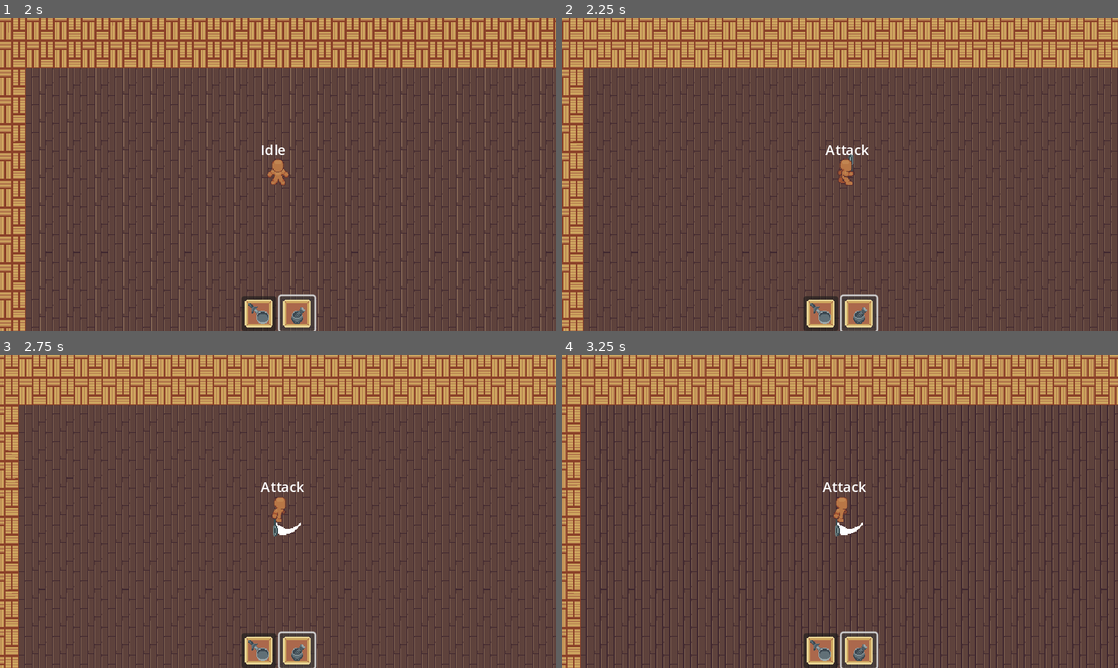
Above: before the commit, frames 1-4 (two rows, left to right).
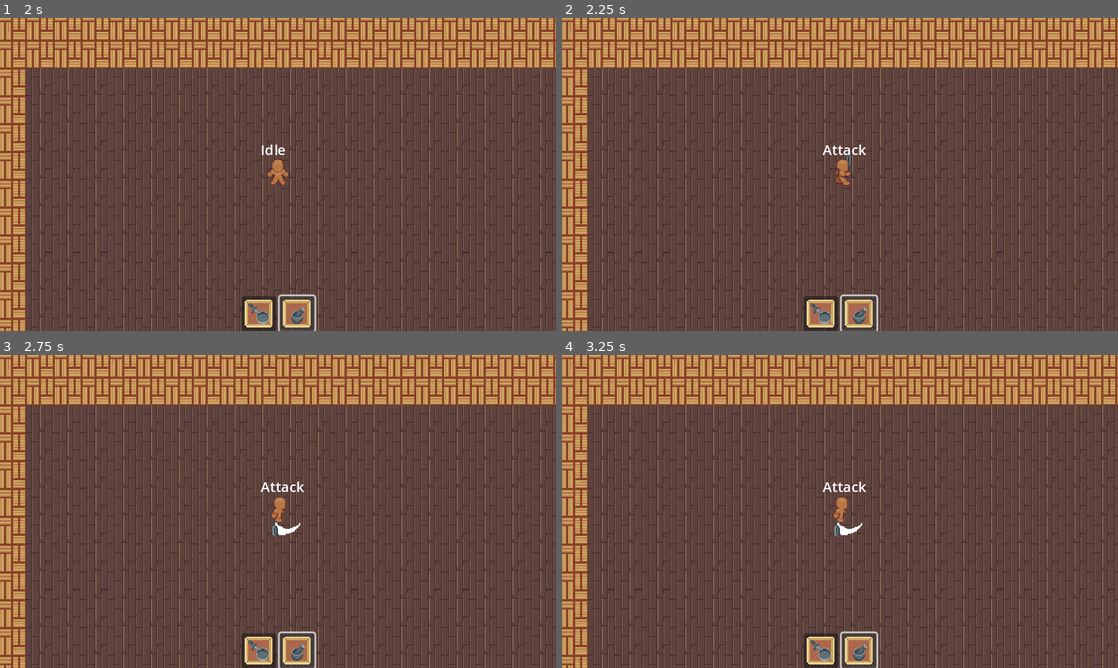
Above: after the commit, the same moments.

Repository: ajcar110/ARPG-Char-Control
Game: Godot game, scene res://game_master.tscn
Same seed, same stepped clock (60 frames per second), same inputs: the game is played once before the commit and once after it.
Inputs (mouse positions are in pixels of both pictures, inside the frame that each line leads up to):
- Up to frame 1 (2 s): click (261, 312) at 0.5 s; click (294, 312) at 1.25 s
- Up to frame 2 (2.25 s): hold D (move_right) from 2.03 s (still down); tap F (atk) at 2.1 s
- Up to frame 3 (2.75 s): keep holding D (move_right); tap W (move_up) at 2.27 s; tap Space (dash) at 2.3 s
- Up to frame 4 (3.25 s): keep holding D (move_right); tap Space (dash) at 2.85 s; tap W (move_up) at 3.02 s; tap F (atk) at 3.05 s

Frame 1 is identical in both runs. In frame 2, 43% of the frame differs, in the area x 0-100%, y 0-100%; in frame 3, 23%; in frame 4, 29%.
Error after the commit: Invalid operands 'Nil' and 'int' in operator '*'. (res://StateMachine/Move.gd:25)

Commit message:
Dynamic ability loading

Diff:
--- /dev/null
+++ b/Abilities/TestAbility/TestAbility.gd
@@ -0,0 +1,7 @@
+extends BaseState
+
+
+
+func enter():
+	super.enter()
+	print("testing")
--- /dev/null
+++ b/Abilities/TestAbility/TestAbility.tscn
@@ -0,0 +1,6 @@
+[gd_scene load_steps=2 format=3 uid="uid://dewgtfsgd4l0f"]
+
+[ext_resource type="Script" path="res://Abilities/TestAbility/TestAbility.gd" id="1_fcwsv"]
+
+[node name="TestAblitiy" type="Node"]
+script = ExtResource("1_fcwsv")
--- a/Globals/Utils.gd
+++ b/Globals/Utils.gd
@@ -1,12 +1,10 @@
 extends Node
 
 
-func load_ability(source:CharacterBody2D,name:String):
-	var scene = load("res://Abilities/" +name + "/" + name + ".tscn")
-	var sceneNode = scene.instantiate()
-	sceneNode.source = source
-	source.abilities.add_child(sceneNode)
-	return sceneNode
+func load_ability(name:String,state:Node,state_animation_name: String):
+	var scene = load("res://Abilities/" +name + "/" + name + ".gd")
+	state.set_script(scene)
+	state.animation_name = state_animation_name
 
 
 
--- a/Player/Dash.gd
+++ b/Player/Dash.gd
@@ -1,8 +1,6 @@
 extends MoveState
 
-@export var fall_node: NodePath
 
-@onready var fall_state:BaseState = get_node(fall_node)
 
 var dash_distance: int = 4 * Global.TILESIZE
 var dash_start : Vector2
@@ -26,8 +24,8 @@
 	character.velocity = move * (character.dash_speed * Global.TILESIZE)
 	character.move_and_slide()
 	if character.is_on_wall() or character.is_on_ceiling() or character.is_on_floor():
-		return fall_state
+		return character.states.fall_state
 	if character.position.distance_to(dash_start) > dash_distance:
-		return fall_state
+		return character.states.fall_state
 
 	return null
--- a/Player/Fall.gd
+++ b/Player/Fall.gd
@@ -17,9 +17,8 @@
 	if move == Vector2.ZERO:
 		move = direction_arr[character.facing_index]
 	character.velocity = character.velocity.lerp(Vector2.ZERO, .025)
-	print(character.velocity)
 	character.move_and_slide()
 
 	if abs(character.velocity.x) < 70 && abs(character.velocity.y) < 70:
-		return idle_state
+		return character.states.idle_state
 	return null
--- a/Player/Player.gd
+++ b/Player/Player.gd
@@ -2,4 +2,8 @@
 
 class_name Player
 
-#var attack = Utils.load_ability(self, "Attack")
+var test
+
+func _ready():
+	test = Utils.load_ability("TestAbility",states.attack_state,"Atk")
+	super._ready()
--- a/Player/player.tscn
+++ b/Player/player.tscn
@@ -916,6 +916,8 @@
 collision_layer = 4
 collision_mask = 3
 script = ExtResource("1_04dfh")
+speed = null
+dash_speed = null
 
 [node name="HurtBox" parent="." instance=ExtResource("2_plmk4")]
 collision_layer = 8
@@ -932,6 +934,11 @@
 [node name="StateMachine" type="Node" parent="."]
 script = ExtResource("23_tgrf6")
 starting_state = NodePath("Idle")
+dash_node = NodePath("Dash")
+idle_node = NodePath("Idle")
+walk_node = NodePath("Walk")
+attack_node = NodePath("Attack")
+fall_node = NodePath("Fall")
 
 [node name="Idle" type="Node" parent="StateMachine" node_paths=PackedStringArray("character")]
 script = ExtResource("5_gjgwn")
@@ -952,20 +959,11 @@
 
 [node name="Dash" type="Node" parent="StateMachine" node_paths=PackedStringArray("character")]
 script = ExtResource("7_fei00")
-fall_node = NodePath("../Fall")
-dash_node = NodePath(".")
-idle_node = NodePath("../Idle")
-walk_node = NodePath("../Walk")
-attack_node = NodePath("../Attack")
 animation_name = "Dash"
 character = NodePath("../..")
 
 [node name="Fall" type="Node" parent="StateMachine" node_paths=PackedStringArray("character")]
 script = ExtResource("8_obw7j")
-dash_node = NodePath("../Dash")
-idle_node = NodePath("../Idle")
-walk_node = NodePath("../Walk")
-attack_node = NodePath("../Attack")
 animation_name = "Fall"
 character = NodePath("../..")
 
--- a/StateMachine/Move.gd
+++ b/StateMachine/Move.gd
@@ -2,26 +2,16 @@
 extends BaseState
 
 @export var move_speed: int = 3
-@export var dash_node: NodePath
-@export var idle_node: NodePath
-@export var walk_node: NodePath
-@export var attack_node: NodePath
-
-
-@onready var idle_state: BaseState = get_node(idle_node)
-@onready var dash_state: BaseState = get_node(dash_node)
-@onready var walk_state: BaseState = get_node(walk_node)
-@onready var attack_state: BaseState = get_node(attack_node)
 
 var direction_arr = [Vector2.RIGHT, Vector2(0.707107, 0.707107), Vector2.DOWN, Vector2(-0.707107, 0.707107),
 					 Vector2.LEFT, Vector2(-0.707107, -0.707107), Vector2.UP, Vector2(0.707107, -0.707107)]
 
 func input(event: InputEvent) -> BaseState:
 	if Input.is_action_just_pressed("atk"):
-		return attack_state
+		return character.states.attack_state
 
 	if Input.is_action_just_pressed("dash"):
-		return dash_state
+		return character.states.dash_state
 
 	return null
 
@@ -35,7 +25,7 @@
 	character.velocity  = move * (character.speed * Global.TILESIZE)
 	character.move_and_slide()
 	if direction == Vector2.ZERO:
-		return idle_state
+		return character.states.idle_state
 
 	return null
 
--- a/StateMachine/StateMachine.gd
+++ b/StateMachine/StateMachine.gd
@@ -1,6 +1,19 @@
 extends Node
 
 @export var starting_state: NodePath
+
+@export var dash_node: NodePath
+@export var idle_node: NodePath
+@export var walk_node: NodePath
+@export var attack_node: NodePath
+@export var fall_node: NodePath
+
+
+@onready var idle_state: BaseState = get_node(idle_node)
+@onready var dash_state: BaseState = get_node(dash_node)
+@onready var walk_state: BaseState = get_node(walk_node)
+@onready var attack_state: BaseState = get_node(attack_node)
+@onready var fall_state:BaseState = get_node(fall_node)
 
 var current_state: BaseState
 
--- a/game_master.tscn
+++ b/game_master.tscn
@@ -27,6 +27,8 @@
 
 [node name="Player" parent="." instance=ExtResource("1_jppqs")]
 position = Vector2(482, 281)
+speed = null
+dash_speed = null
 
 [node name="Camera2D" type="Camera2D" parent="Player"]
 position = Vector2(0, 1)
